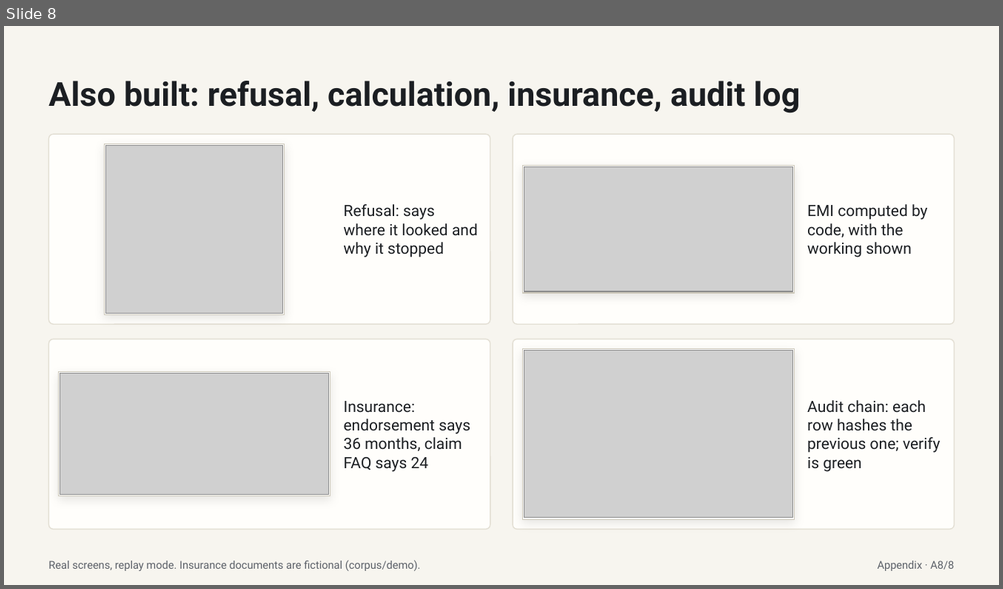
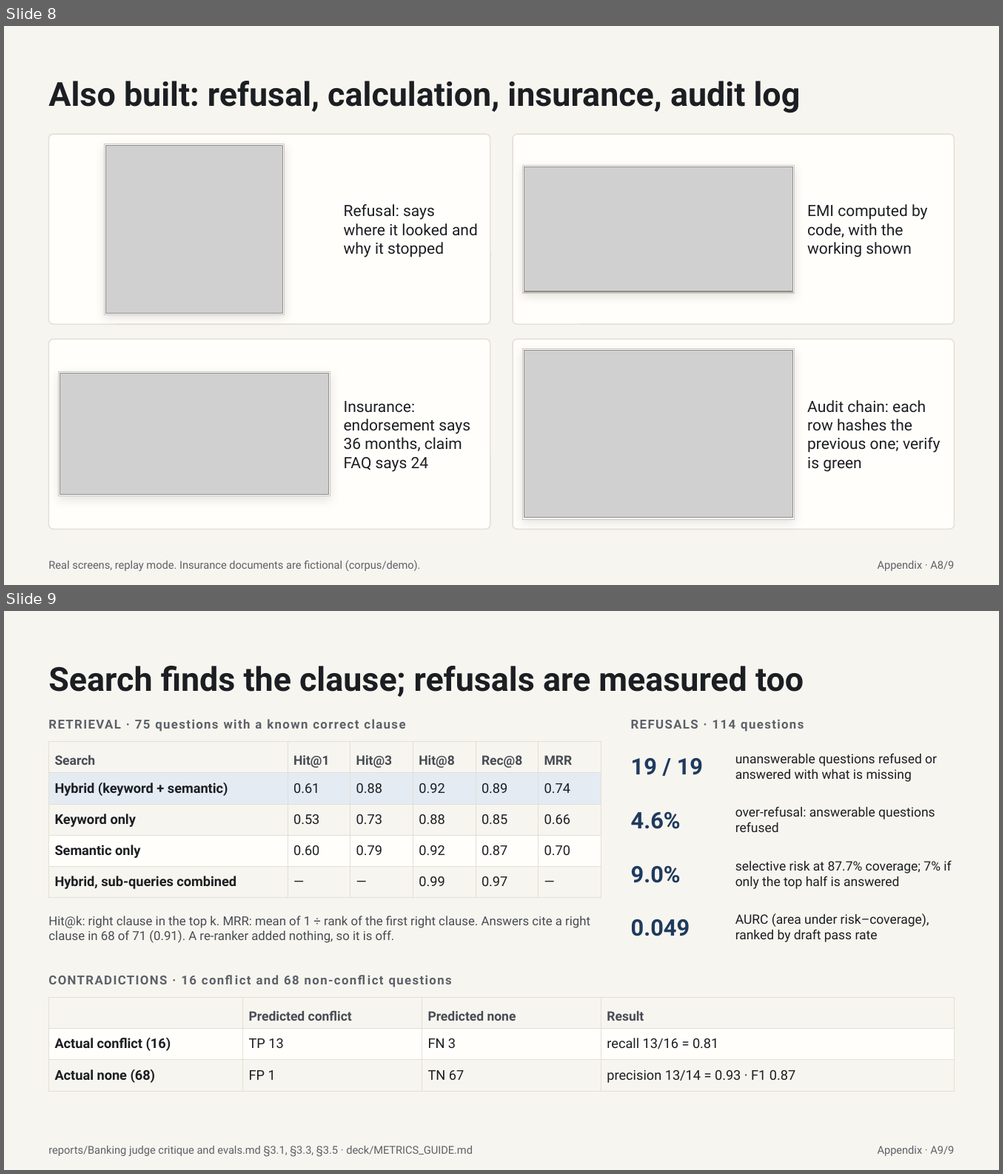
Before and after one commit to adityatiwari101104/Hack-a-sol-5.0, a slide deck: deck/DocuHelp-appendix.pptx. Shown one above the other, each under a label of ours: slide 8 before the commit, slides 8 and 9 after it. The pictures are 1003x589 and 1003x1174 pixels, drawn with LibreOffice and Linux fonts; fonts in the diff are those of the drawing; grey boxes stand for pictures. Boxes give left, top, right and bottom in pixels: in the first picture for what was removed or moved away, otherwise in the second. Text is boxed around its words. In the diff, an @@ line names an element or a change of style, - is before the commit and + after.

```diff
--- a/deck/DocuHelp-appendix.pptx
+++ b/deck/DocuHelp-appendix.pptx
@@ slide 9 added at (4, 611, 999, 1170), background #F7F5EF @@
@@ text added at (48, 666, 803, 697), 32 pt, text #1B1E22, bold @@
+Search finds the clause; refusals are measured too
@@ text added at (48, 719, 405, 732), 12 pt, text #5C6169, bold @@
+RETRIEVAL · 75 questions with a known correct clause
@@ text added at (631, 719, 803, 732), 12 pt, text #5C6169, bold @@
+REFUSALS · 114 questions
@@ table added at (48, 741, 601, 892), 5 rows, 6 columns @@
+Search | Hit@1 | Hit@3 | Hit@8 | Rec@8 | MRR
+Hybrid (keyword + semantic) | 0.61 | 0.88 | 0.92 | 0.89 | 0.74
+Keyword only | 0.53 | 0.73 | 0.88 | 0.85 | 0.66
+Semantic only | 0.60 | 0.79 | 0.92 | 0.87 | 0.70
+Hybrid, sub-queries combined | — | — | 0.99 | 0.97 | —
@@ text added at (631, 758, 703, 775), 22 pt, text #1F3A5F, bold @@
+19 / 19
@@ text added at (735, 753, 936, 782), 12.5 pt, text #1B1E22 @@
+unanswerable questions refused or answered with what is missing
@@ text added at (735, 806, 934, 832), 12.5 pt, text #1B1E22 @@
+over-refusal: answerable questions refused
@@ text added at (631, 812, 680, 829), 22 pt, text #1F3A5F, bold @@
+4.6%
@@ text added at (631, 866, 680, 883), 22 pt, text #1F3A5F, bold @@
+9.0%
@@ text added at (735, 860, 950, 889), 12.5 pt, text #1B1E22 @@
+selective risk at 87.7% coverage; 7% if only the top half is answered
@@ text added at (48, 916, 590, 943), 12 pt, text #474C54 @@
+Hit@k: right clause in the top k. MRR: mean of 1 ÷ rank of the first right clause. Answers cite a right clause in 68 of 71 (0.91). A re-ranker added nothing, so it is off.
@@ text added at (631, 920, 689, 937), 22 pt, text #1F3A5F, bold @@
+0.049
@@ text added at (735, 914, 929, 943), 12.5 pt, text #1B1E22 @@
+AURC (area under risk–coverage), ranked by draft pass rate
@@ text added at (48, 975, 452, 988), 12 pt, text #5C6169, bold @@
+CONTRADICTIONS · 16 conflict and 68 non-conflict questions
@@ table added at (48, 997, 954, 1086), 3 rows, 4 columns @@
+ | Predicted conflict | Predicted none | Result
+Actual conflict (16) | TP 13 | FN 3 | recall 13/16 = 0.81
+Actual none (68) | FP 1 | TN 67 | precision 13/14 = 0.93 · F1 0.87
@@ text added at (48, 1146, 472, 1157), 10.5 pt, text #5C6169 @@
+reports/Banking judge critique and evals.md §3.1, §3.3, §3.5 · deck/METRICS_GUIDE.md
@@ text added at (877, 1146, 953, 1156), 10.5 pt, text #5C6169 @@
+Appendix · A9/9
@@ slide 8 changed as well @@
@@ text at (877, 561, 953, 571): text changed @@
-Appendix · A8/8
+Appendix · A8/9
```
Also in this commit, not shown: 7 other slides changed, 39 other files.
